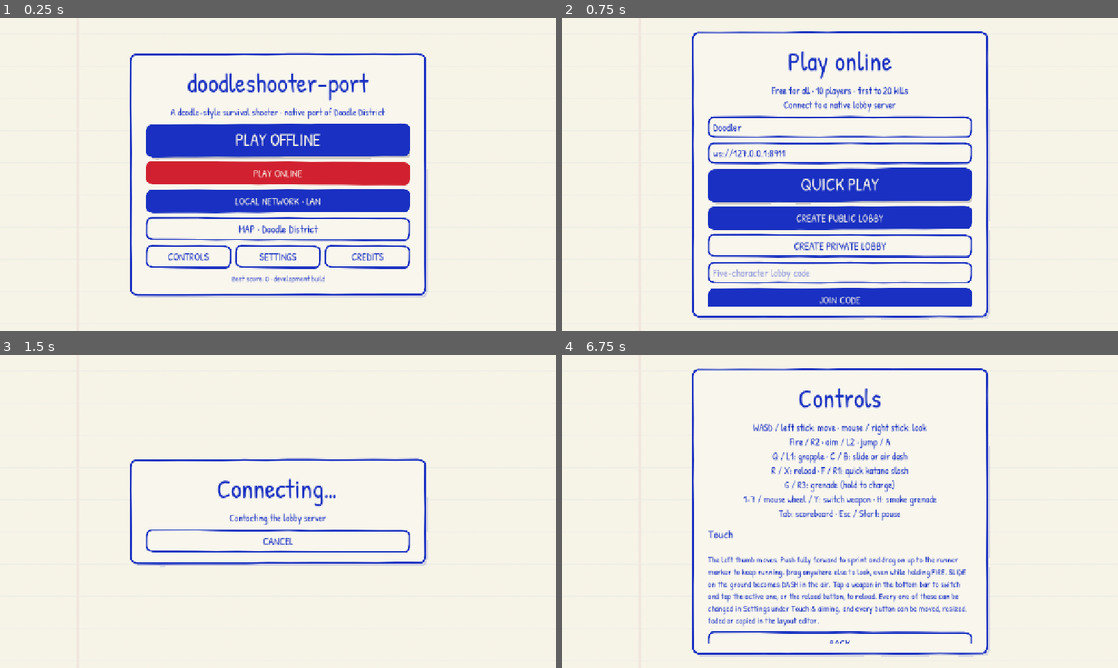
Above: before the commit, frames 1-4 (two rows, left to right).
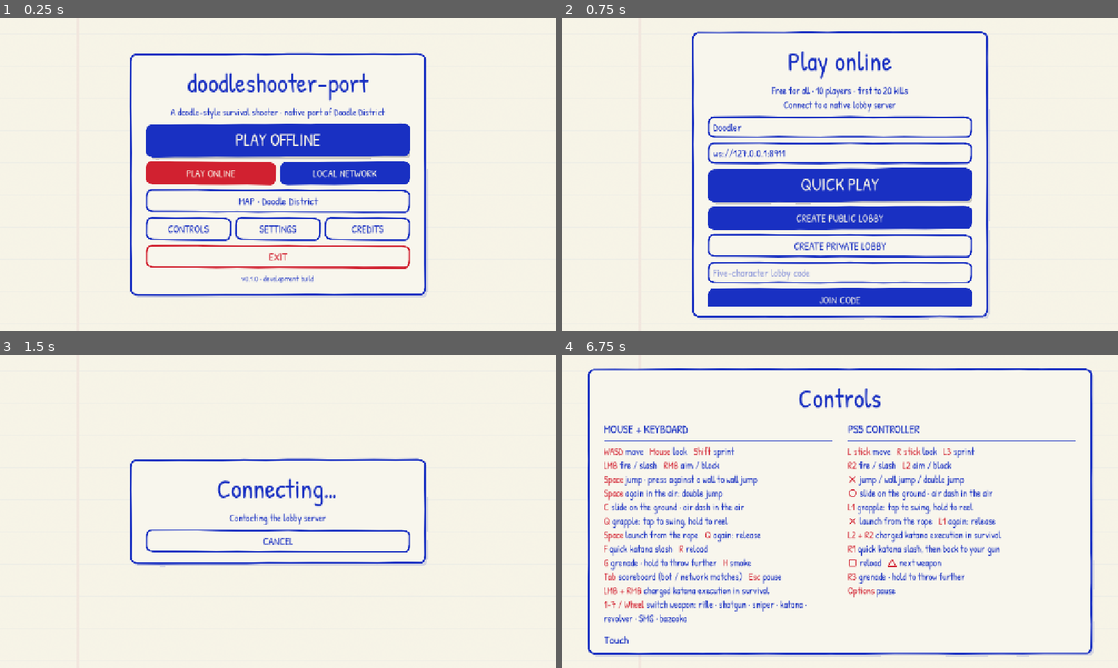
Above: after the commit, the same moments.

Repository: albertolicea00/doodleshooter-port
Game: Godot game, scene res://scenes/main.tscn
Same seed, same stepped clock (60 frames per second), same inputs: the game is played once before the commit and once after it.
Inputs:
- Up to frame 1 (0.25 s): no input
- Up to frame 2 (0.75 s): click "PLAY ONLINE" at 0.5 s
- Up to frame 3 (1.5 s): click "QUICK PLAY" at 1.25 s
- Up to frame 4 (6.75 s): click "CANCEL" at 2 s; click "LOCAL NETWORK · LAN" (after the commit: "LOCAL NETWORK") at 2.75 s; click "HOST LAN GAME" at 3.5 s; click "BACK" at 4.25 s; click "JOIN LAN GAME" at 5 s; click "BACK" at 5.75 s; click "CONTROLS" at 6.5 s

The runs differ from the first frame. In frame 1, 7.8% of the frame differs, in the area x 26-74%, y 45-85%; in frame 2, nothing differs; in frame 3, nothing differs; in frame 4, 15%, in the area x 4-96%, y 4-97%.

Commit message:
feat(ui): enhance main menu layout with network options and exit button; update controls reference

Diff:
--- /dev/null
+++ b/native/assets/ui/controller-circle.svg
@@ -0,0 +1 @@
+<svg xmlns="http://www.w3.org/2000/svg" width="24" height="24" viewBox="0 0 24 24"><circle cx="12" cy="12" r="8.5" fill="none" stroke="#d12130" stroke-width="2.2"/></svg>
--- /dev/null
+++ b/native/assets/ui/controller-cross.svg
@@ -0,0 +1 @@
+<svg xmlns="http://www.w3.org/2000/svg" width="24" height="24" viewBox="0 0 24 24"><path d="M5 5L19 19M19 5L5 19" fill="none" stroke="#d12130" stroke-width="2.2" stroke-linecap="round"/></svg>
--- /dev/null
+++ b/native/assets/ui/controller-square.svg
@@ -0,0 +1 @@
+<svg xmlns="http://www.w3.org/2000/svg" width="24" height="24" viewBox="0 0 24 24"><path d="M4 4H20V20H4Z" fill="none" stroke="#d12130" stroke-width="2.2" stroke-linejoin="round"/></svg>
--- /dev/null
+++ b/native/assets/ui/controller-triangle.svg
@@ -0,0 +1 @@
+<svg xmlns="http://www.w3.org/2000/svg" width="24" height="24" viewBox="0 0 24 24"><path d="M12 3L22 21H2Z" fill="none" stroke="#d12130" stroke-width="2.2" stroke-linejoin="round"/></svg>
--- a/native/project.godot
+++ b/native/project.godot
@@ -2,6 +2,7 @@
 
 [application]
 config/name="doodleshooter-port"
+config/version="0.1.0"
 config/icon="res://assets/icon.svg"
 run/main_scene="res://scenes/main.tscn"
 config/features=PackedStringArray("4.6", "GL Compatibility")
--- a/native/scripts/game.gd
+++ b/native/scripts/game.gd
@@ -424,12 +424,20 @@
 	_button("PLAY OFFLINE", show_offline_menu, "StartButton")
 	if checkpoint >= 5:
 		_button("CONTINUE · WAVE " + str(checkpoint), func(): start_game(checkpoint))
-	_button("PLAY ONLINE", show_online_menu, "RedButton")
-	_button("LOCAL NETWORK · LAN", show_lan_menu)
+	var network_row = HBoxContainer.new()
+	network_row.add_theme_constant_override("separation", 10)
+	menu_items.add_child(network_row)
+	var online = _button("PLAY ONLINE", show_online_menu, "RedButton")
+	online.reparent(network_row)
+	online.size_flags_horizontal = Control.SIZE_EXPAND_FILL
+	var local = _button("LOCAL NETWORK", show_lan_menu)
+	local.reparent(network_row)
+	local.size_flags_horizontal = Control.SIZE_EXPAND_FILL
 	_button("MAP · " + map_info(map_key).name, func(): show_map_menu(show_main_menu), "AltButton")
 	_info_row()
+	_button("EXIT", func(): get_tree().quit(), "RedOutlineButton")
 	var foot = Label.new()
-	foot.text = "Best score: %d · development build" % best
+	foot.text = "v%s · development build" % ProjectSettings.get_setting("application/config/version")
 	foot.horizontal_alignment = HORIZONTAL_ALIGNMENT_CENTER
 	foot.add_theme_font_size_override("font_size", 18)
 	foot.modulate.a = 0.8
@@ -528,9 +536,71 @@
 	ReferenceAssets.set_detail(float(quality))
 
 func show_controls() -> void:
-	_clear_menu("Controls", "WASD / left stick: move · mouse / right stick: look\nFire / R2 · aim / L2 · jump / A\nQ / L1: grapple · C / B: slide or air dash\nR / X: reload · F / R1: quick katana slash\nG / R3: grenade (hold to charge)\n1–7 / mouse wheel / Y: switch weapon · H: smoke grenade\nTab: scoreboard · Esc / Start: pause")
-	_credit_section("Touch", "The left thumb moves. Push fully forward to sprint and drag on up to the runner marker to keep running. Drag anywhere else to look, even while holding FIRE. SLIDE on the ground becomes DASH in the air. Tap a weapon in the bottom bar to switch and tap the active one, or the reload button, to reload. Every one of these can be changed in Settings under Touch & aiming, and every button can be moved, resized, faded or copied in the layout editor.")
-	_button("BACK", pause_menu if paused else show_main_menu, "AltButton")
+	_clear_menu("Controls", "")
+	menu_items.get_child(1).hide()
+	menu.custom_minimum_size.x = 1160
+	menu.offset_left = -580
+	menu.offset_right = 580
+	var columns = HBoxContainer.new()
+	columns.add_theme_constant_override("separation", 36)
+	menu_items.add_child(columns)
+	_controls_column(columns, "MOUSE + KEYBOARD", [
+		"{WASD} move   {Mouse} look   {Shift} sprint",
+		"{LMB} fire / slash   {RMB} aim / block",
+		"{Space} jump · press against a wall to wall jump",
+		"{Space} again in the air: double jump",
+		"{C} slide on the ground · air dash in the air",
+		"{Q} grapple: tap to swing, hold to reel",
+		"{Space} launch from the rope   {Q} again: release",
+		"{F} quick katana slash   {R} reload",
+		"{G} grenade · hold to throw further   {H} smoke",
+		"{Tab} scoreboard (bot / network matches)   {Esc} pause",
+		"{LMB + RMB} charged katana execution in survival",
+		"{1–7 / Wheel} switch weapon: rifle · shotgun · sniper · katana · revolver · SMG · bazooka"
+	])
+	_controls_column(columns, "PS5 CONTROLLER", [
+		"{L stick} move   {R stick} look   {L3} sprint",
+		"{R2} fire / slash   {L2} aim / block",
+		"{×} jump / wall jump / double jump",
+		"{○} slide on the ground · air dash in the air",
+		"{L1} grapple: tap to swing, hold to reel",
+		"{×} launch from the rope   {L1} again: release",
+		"{L2 + R2} charged katana execution in survival",
+		"{R1} quick katana slash, then back to your gun",
+		"{□} reload   {△} next weapon",
+		"{R3} grenade · hold to throw further",
+		"{Options} pause"
+	])
+	_credit_section("Touch", "Left thumb: move and sprint; drag up to the runner marker to keep running. Drag elsewhere to look, even while firing. SLIDE becomes DASH in the air. Tap a weapon to switch; tap it again or use reload to reload. Customize aiming and button layout in Settings under Touch & aiming.")
+	_button("BACK", pause_menu if paused else show_main_menu, "RedOutlineButton")
+
+func _controls_column(columns: HBoxContainer, title: String, lines: Array[String]) -> void:
+	var column = VBoxContainer.new()
+	column.size_flags_horizontal = Control.SIZE_EXPAND_FILL
+	column.add_theme_constant_override("separation", 8)
+	columns.add_child(column)
+	var heading = Label.new()
+	heading.text = title
+	heading.add_theme_font_size_override("font_size", 26)
+	column.add_child(heading)
+	var rule = ColorRect.new()
+	rule.color = DoodlePen.INK
+	rule.custom_minimum_size.y = 2
+	column.add_child(rule)
+	var legend = RichTextLabel.new()
+	legend.bbcode_enabled = true
+	legend.fit_content = true
+	legend.scroll_active = false
+	legend.custom_minimum_size.x = 480
+	legend.mouse_filter = Control.MOUSE_FILTER_PASS
+	legend.add_theme_font_size_override("normal_font_size", 22)
+	legend.add_theme_constant_override("line_separation", 2)
+	# Braces mark inputs, keeping the actions in the default blue ink.
+	legend.text = "\n".join(lines).replace("{", "[color=#%s]" % DoodlePen.RED.to_html(false)).replace("}", "[/color]")
+	var symbols = {"□": "square", "△": "triangle", "○": "circle", "×": "cross"}
+	for symbol in symbols:
+		legend.text = legend.text.replace(symbol, "[img=22x22]res://assets/ui/controller-%s.svg[/img]" % symbols[symbol])
+	column.add_child(legend)
 
 # Every merged or assisted behaviour is optional, as in large mobile shooters.
 func show_touch_settings() -> void:
@@ -600,7 +670,7 @@
 	_button("GODOT LICENSE", func(): show_license("Godot Engine license", Engine.get_license_text()), "AltButton")
 	_button("BACK", pause_menu if paused else show_main_menu, "AltButton")
 
-func _credit_section(title: String, body: String) -> void:
+func _credit_section(title: String, body: String) -> RichTextLabel:
 	var heading = Label.new()
 	heading.text = title
 	heading.add_theme_font_size_override("font_size", 28)
@@ -622,6 +692,7 @@
 	text.mouse_filter = Control.MOUSE_FILTER_PASS
 	text.add_theme_font_size_override("normal_font_size", 20)
 	menu_items.add_child(text)
+	return text
 
 func show_credit_notices() -> void:
 	show_license("Full credits & notices", FileAccess.get_file_as_string("res://CREDITS.txt") + "\n\n" + FileAccess.get_file_as_string("res://assets/fonts/PatrickHand-OFL.txt"))
@@ -1962,10 +2033,13 @@
 	survival.add_theme_font_size_override("font_size", 40)
 	survival.custom_minimum_size.y = 76
 	var bots_start = menu_items.get_child_count()
-	_credit_section("Free for all with bots", "Respawn and fight everyone. Choose the time limit below; the kill target scales with it. Port addition · not part of the original game.")
+	var bot_rules = _credit_section("Free for all with bots", "")
 	_choices(["Easy", "Normal", "Hard", "Insane"], bot_difficulty, func(index): bot_difficulty = index)
-	_bot_duration_selector()
-	_bot_count_selector()
+	var selectors = HBoxContainer.new()
+	selectors.add_theme_constant_override("separation", 24)
+	menu_items.add_child(selectors)
+	_bot_duration_selector(bot_rules).reparent(selectors)
+	_bot_count_selector().reparent(selectors)
 	var bots = _button("START BOT MATCH", func(): match_mode = "bots"; start_game(0), "StartButton")
 	bots.add_theme_font_size_override("font_size", 40)
 	bots.custom_minimum_size.y = 76
@@ -1995,15 +2069,16 @@
 			items.add_child(spacer)
 		child.reparent(items)
 
-func _bot_duration_selector() -> void:
+func _bot_duration_selector(rules: RichTextLabel) -> HBoxContainer:
 	var row = HBoxContainer.new()
+	row.size_flags_horizontal = Control.SIZE_EXPAND_FILL
 	row.alignment = BoxContainer.ALIGNMENT_CENTER
 	row.add_theme_constant_override("separation", 10)
 	menu_items.add_child(row)
 	var duration = Label.new()
 	duration.horizontal_alignment = HORIZONTAL_ALIGNMENT_CENTER
 	duration.vertical_alignment = VERTICAL_ALIGNMENT_CENTER
-	duration.custom_minimum_size.x = 220
+	duration.custom_minimum_size.x = 80
 	var decrease = _button("−", func(): pass, "AltButton")
 	decrease.tooltip_text = "Shorter match"
 	decrease.custom_minimum_size.x = 64
@@ -2014,22 +2089,26 @@
 	increase.custom_minimum_size.x = 64
 	increase.reparent(row)
 	var update_duration = func():
-		duration.text = "%d min · %d kills" % [bot_minutes, bot_minutes * DoodleBotMatch.KILLS_PER_MINUTE]
+		duration.text = "%d min" % bot_minutes
+		rules.text = "Respawn and fight everyone. First to %d kills, or the most kills after %d minutes. Port addition · not part of the original game." % [bot_minutes * DoodleBotMatch.KILLS_PER_MINUTE, bot_minutes]
+		_fit_menu.call_deferred()
 		decrease.disabled = bot_minutes <= DoodleBotMatch.MIN_MINUTES
 		increase.disabled = bot_minutes >= DoodleBotMatch.MAX_MINUTES
 	decrease.pressed.connect(func(): bot_minutes = maxi(DoodleBotMatch.MIN_MINUTES, bot_minutes - 5); update_duration.call(); save_settings())
 	increase.pressed.connect(func(): bot_minutes = mini(DoodleBotMatch.MAX_MINUTES, bot_minutes + 5); update_duration.call(); save_settings())
 	update_duration.call()
-
-func _bot_count_selector() -> void:
+	return row
+
+func _bot_count_selector() -> HBoxContainer:
 	var row = HBoxContainer.new()
 	row.add_theme_constant_override("separation", 10)
+	row.size_flags_horizontal = Control.SIZE_EXPAND_FILL
 	row.alignment = BoxContainer.ALIGNMENT_CENTER
 	menu_items.add_child(row)
 	var count = Label.new()
 	count.horizontal_alignment = HORIZONTAL_ALIGNMENT_CENTER
 	count.vertical_alignment = VERTICAL_ALIGNMENT_CENTER
-	count.custom_minimum_size.x = 120
+	count.custom_minimum_size.x = 100
 	var decrease = _button("−", func(): pass, "AltButton")
 	decrease.tooltip_text = "Fewer bots"
 	decrease.custom_minimum_size.x = 64
@@ -2055,6 +2134,7 @@
 	decrease.pressed.connect(func(): bot_count = maxi(1, bot_count - 1); update_count.call())
 	increase.pressed.connect(func(): bot_count = mini(DoodleBotMatch.MAX_BOTS, bot_count + 1); update_count.call())
 	update_count.call()
+	return row
 
 func show_lan_menu() -> void:
 	_clear_menu("Local network · LAN", "Use the same Wi-Fi network or hotspot. No Internet or separate server needed. The hosting device must keep the game open.")
Not shown, added: native/assets/ui/controller-circle.svg.import
Not shown, added: native/assets/ui/controller-cross.svg.import
Not shown, added: native/assets/ui/controller-square.svg.import
Not shown, added: native/assets/ui/controller-triangle.svg.import
Not shown, changed: docs/VALIDATION.md
